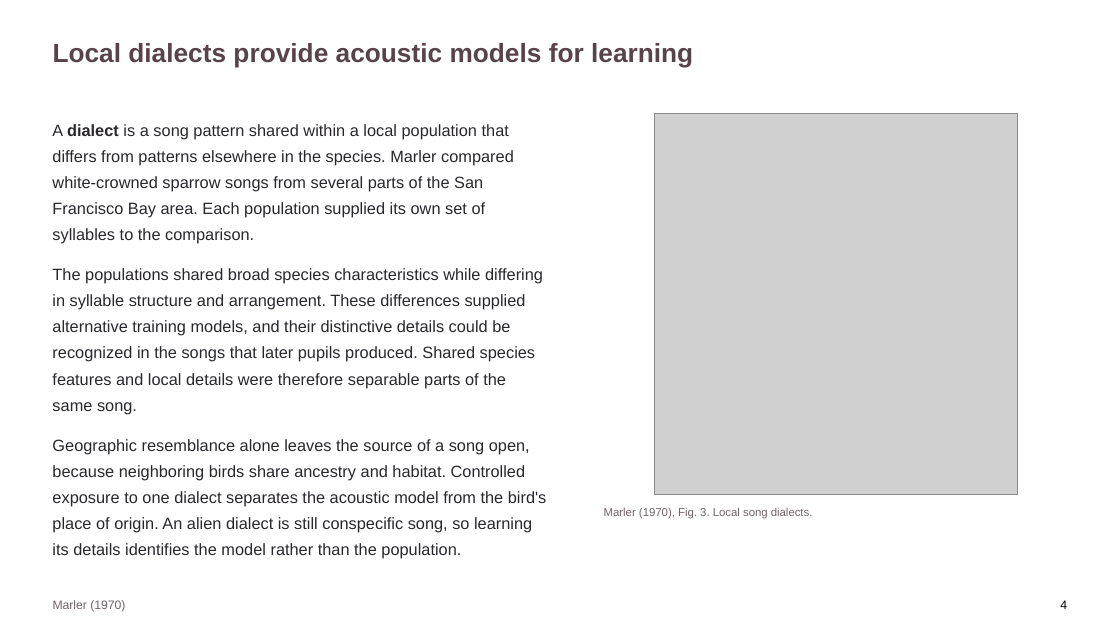
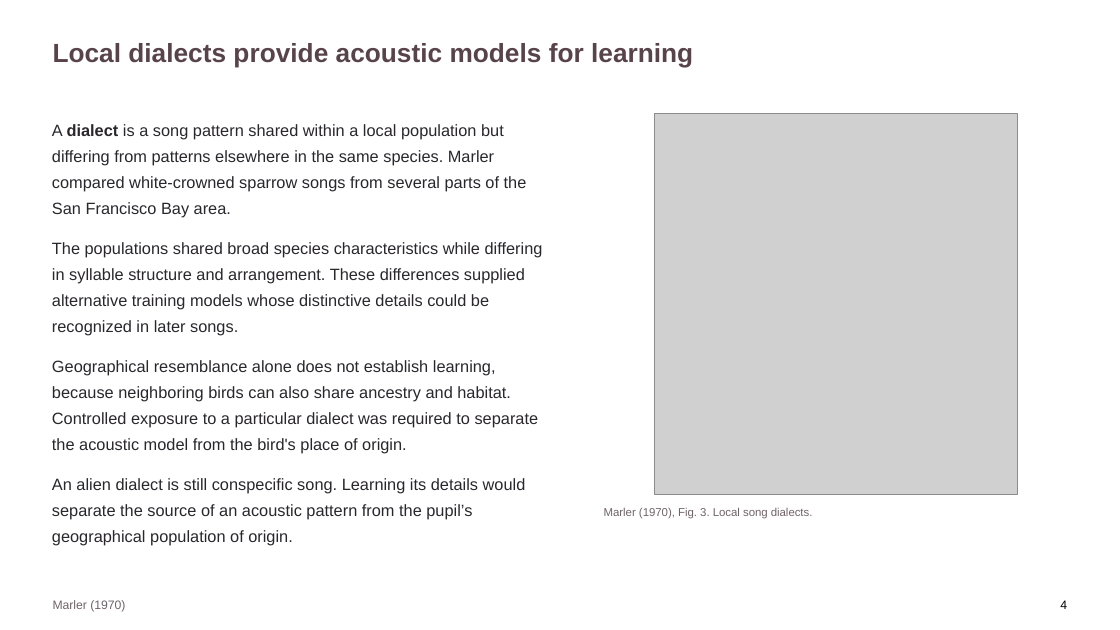
Before and after one commit to jordanxxlopez/NEUROETHOLOGY, a slide deck: slide 5 of scaffolded/Neuroethology_Lecture33_FA2026_SCAFFOLDED.pptx. Drawn at 1120x630 pixels with LibreOffice and Linux fonts; fonts in the diff are those of the drawing; grey boxes stand for pictures. Boxes give left, top, right and bottom in pixels: in the first picture for what was removed or moved away, otherwise in the second. Text is boxed around its words. In the diff, an @@ line names an element or a change of style, - is before the commit and + after.

```diff
--- a/scaffolded/Neuroethology_Lecture33_FA2026_SCAFFOLDED.pptx
+++ b/scaffolded/Neuroethology_Lecture33_FA2026_SCAFFOLDED.pptx
@@ text at <box>52,124,543,546</box>: text changed @@
-A dialect is a song pattern shared within a local population that differs from patterns elsewhere in the species. Marler compared white-crowned sparrow songs from several parts of the San Francisco Bay area. Each population supplied its own set of syllables to the comparison.
-The populations shared broad species characteristics while differing in syllable structure and arrangement. These differences supplied alternative training models, and their distinctive details could be recognized in the songs that later pupils produced. Shared species features and local details were therefore separable parts of the same song.
-Geographic resemblance alone leaves the source of a song open, because neighboring birds share ancestry and habitat. Controlled exposure to one dialect separates the acoustic model from the bird's place of origin. An alien dialect is still conspecific song, so learning its details identifies the model rather than the population.
+A dialect is a song pattern shared within a local population but differing from patterns elsewhere in the same species. Marler compared white-crowned sparrow songs from several parts of the San Francisco Bay area.
+The populations shared broad species characteristics while differing in syllable structure and arrangement. These differences supplied alternative training models whose distinctive details could be recognized in later songs.
+Geographical resemblance alone does not establish learning, because neighboring birds can also share ancestry and habitat. Controlled exposure to a particular dialect was required to separate the acoustic model from the bird's place of origin.
+An alien dialect is still conspecific song. Learning its details would separate the source of an acoustic pattern from the pupil’s geographical population of origin.
```
Also in this commit, not shown: 57 other slides changed, 8 other files.
